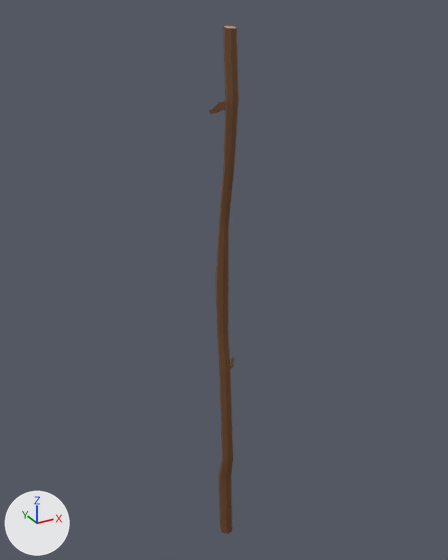
One commit to the FBX model Assets/GameAssets/Sticks/stick2.fbx: the scene before it, then after it.
One viewpoint serves both versions: a camera (50 mm lens) standing at (-0.265, -0.474, 0.554) and looking at (0.006, 0.018, 0.308). Every picture has the same lights, and +X, +Y and +Z are marked at lower left.

Objects in the first picture: 'Stick2'.
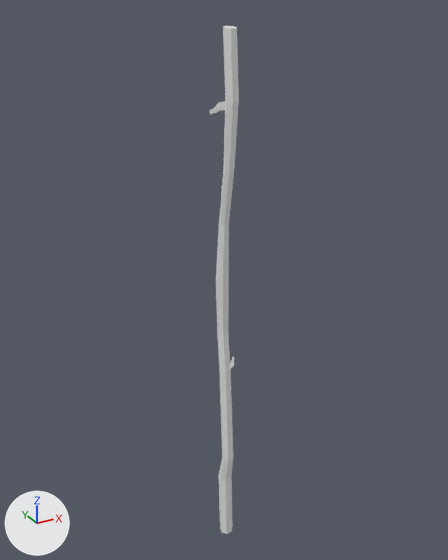
Where the change shows, as pixel boxes (x1, y1, x2, y2) in the pictures (448 x 560 px):
part 1 of me_cylinder_001, recoloured (brown to grey): (209, 25, 239, 534) in both

What changed in the scene script:
```text
Change me_cylinder_001:
    where me_cylinder_001.from_pydata(...)  # 133 vertices, 262 faces; spans x -0.011..0.009, y -0.012..0.018, z 0.0..0.541
    used by ob_stick2; location = (0.0, 0.0, 0.0)
    remove me_cylinder_001.materials.append(mat_log_inside)  # brown #c69a7d
    me_cylinder_001 part 1: all 252 faces that had it switch from mat_stick_001 (brown #6b4524) to no material
```
